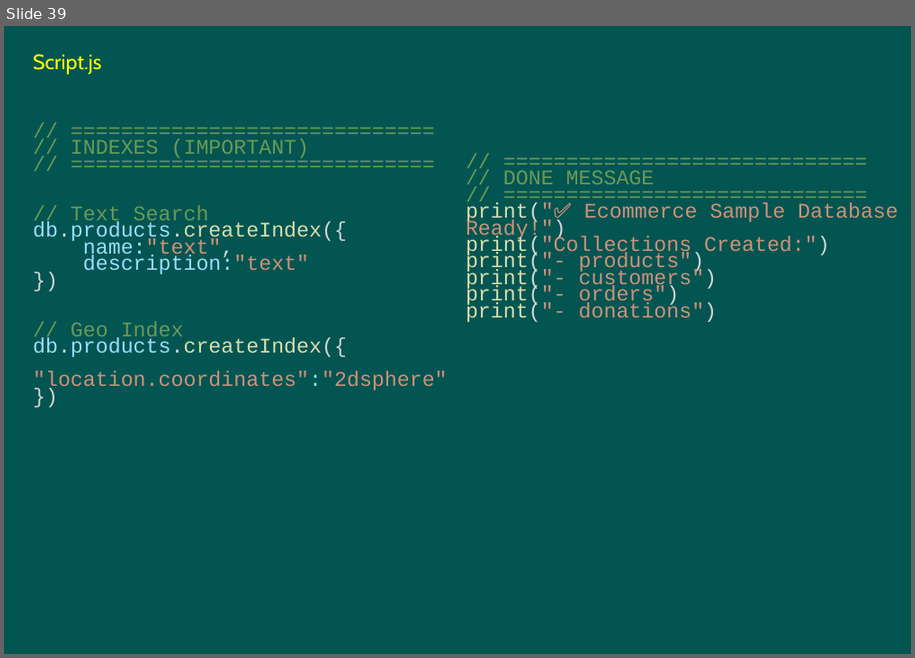
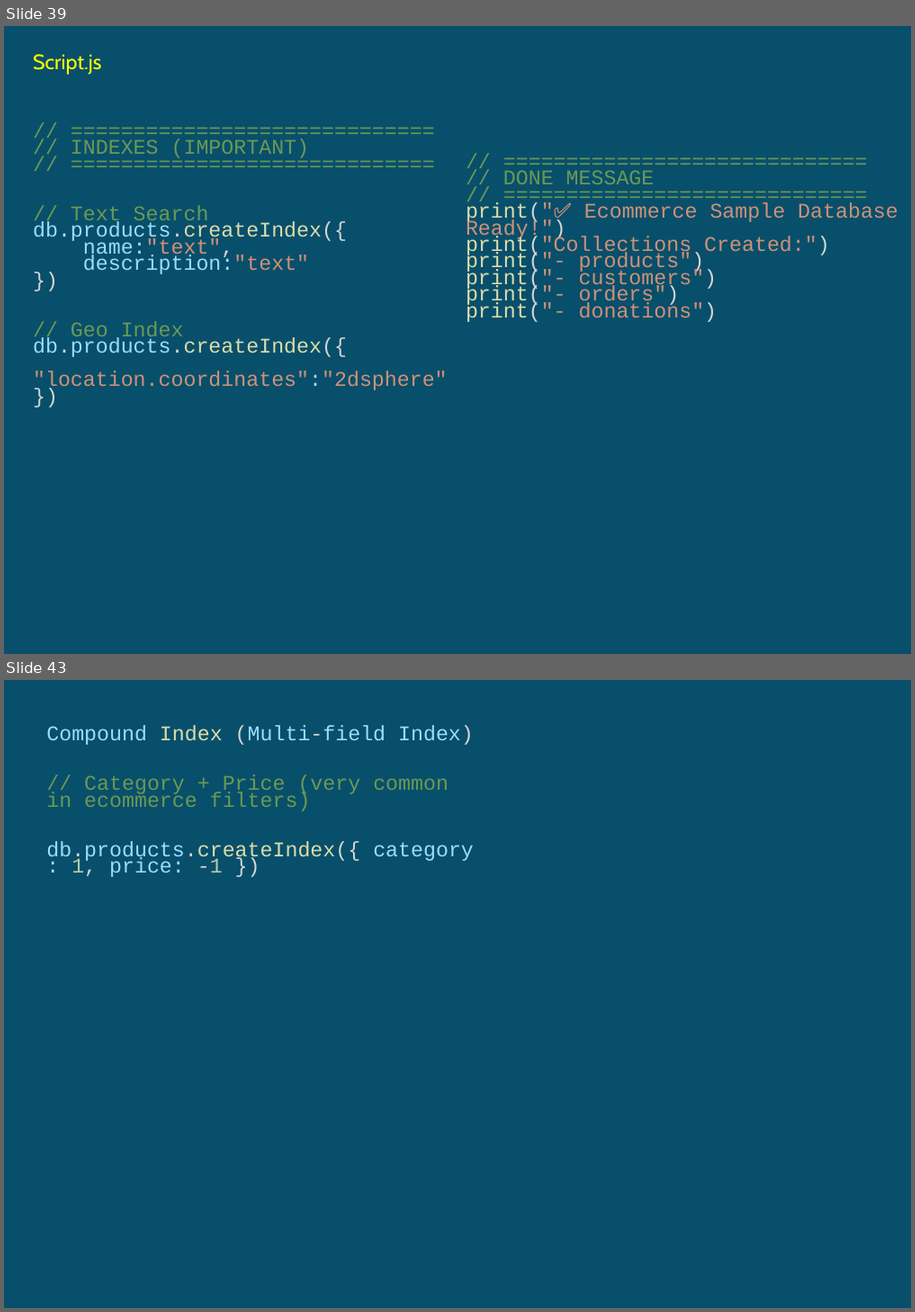
Before and after one commit to umalavanya/FullStackDevelopement_JavaSpring_SQL_ReactProjects, a slide deck: UmaTeachingMaterial/MongoDB-Intellipaat-live-class-handson.pptx. Shown one above the other, each under a label of ours: slide 39 before the commit, slides 39 and 43 after it; the slides between them are not shown. The pictures are 915x658 and 915x1312 pixels, drawn with LibreOffice and Linux fonts; fonts in the diff are those of the drawing. Boxes give left, top, right and bottom in pixels: in the first picture for what was removed or moved away, otherwise in the second. Text is boxed around its words. In the diff, an @@ line names an element or a change of style, - is before the commit and + after.

```diff
--- a/UmaTeachingMaterial/MongoDB-Intellipaat-live-class-handson.pptx
+++ b/UmaTeachingMaterial/MongoDB-Intellipaat-live-class-handson.pptx
@@ slide 43 added at (4, 680, 911, 1308), background #084F6A @@
@@ text added at (46, 725, 474, 877), 18 pt, text #9CDCFE @@
+Compound Index (Multi-field Index)
+// Category + Price (very common in ecommerce filters)
+db.products.createIndex({ category: 1, price: -1 })
@@ slide 39 changed as well @@
@@ background #035552 to #084F6A @@
```
Also in this commit, not shown: 37 other slides changed, 95 other slides added, 96 slides removed, 1 other file.
